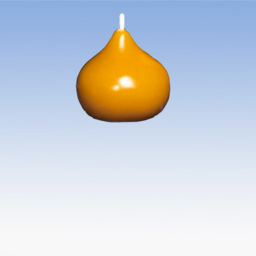
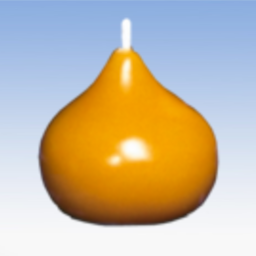
Revision of a layered 256 x 256 image; what changed, layer by layer:
painted on "drop.png" over [36, 13, 221, 228]
